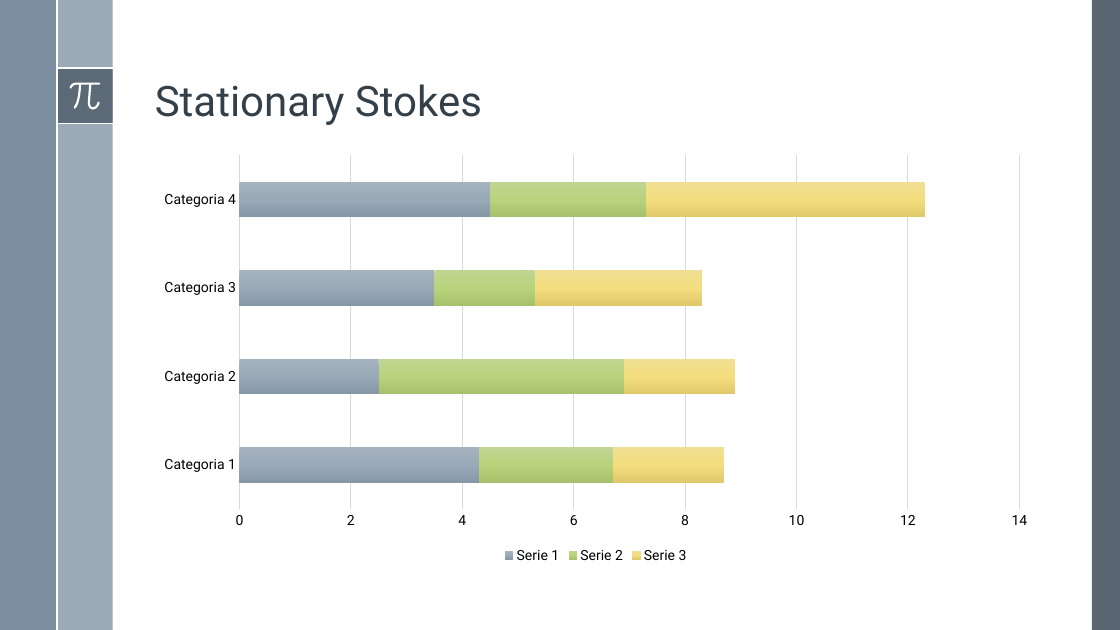
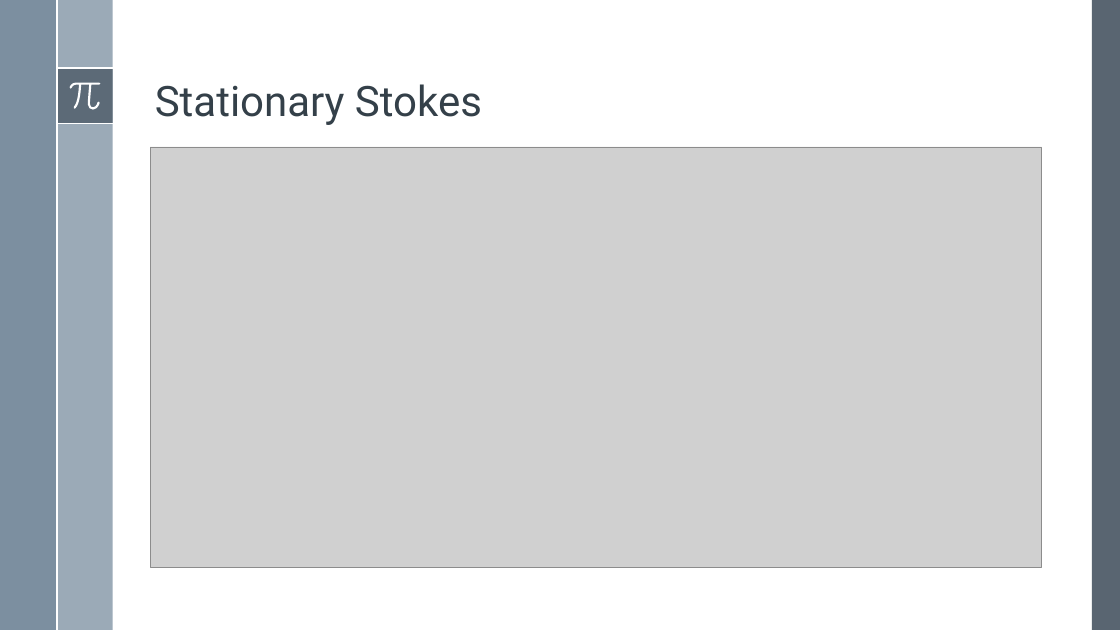
Before and after one commit to simone-fdr/navier-stokes, a slide deck: slide 11 of Presentatione_NMPDE_Navier_Stokes_temp.pptx (slide 3 before the commit). Drawn at 1120x630 pixels with LibreOffice and Linux fonts; fonts in the diff are those of the drawing; grey boxes stand for pictures. Boxes give left, top, right and bottom in pixels: in the first picture for what was removed or moved away, otherwise in the second. Text is boxed around its words. In the diff, an @@ line names an element or a change of style, - is before the commit and + after.

Commit message:
fix presentation

```diff
--- a/Presentatione_NMPDE_Navier_Stokes_temp.pptx
+++ b/Presentatione_NMPDE_Navier_Stokes_temp.pptx
@@ bar stacked chart removed at [146, 147, 1045, 567] @@
-categories: Categoria 1, Categoria 2, Categoria 3, Categoria 4
-Serie 1: 4.3, 2.5, 3.5, 4.5
-Serie 2: 2.4, 4.4, 1.8, 2.8
-Serie 3: 2, 2, 3, 5
@@ picture added at [150, 147, 1042, 567] @@
```
Also in this commit, not shown: 2 other slides changed, 12 slides added, 3 slides removed.
